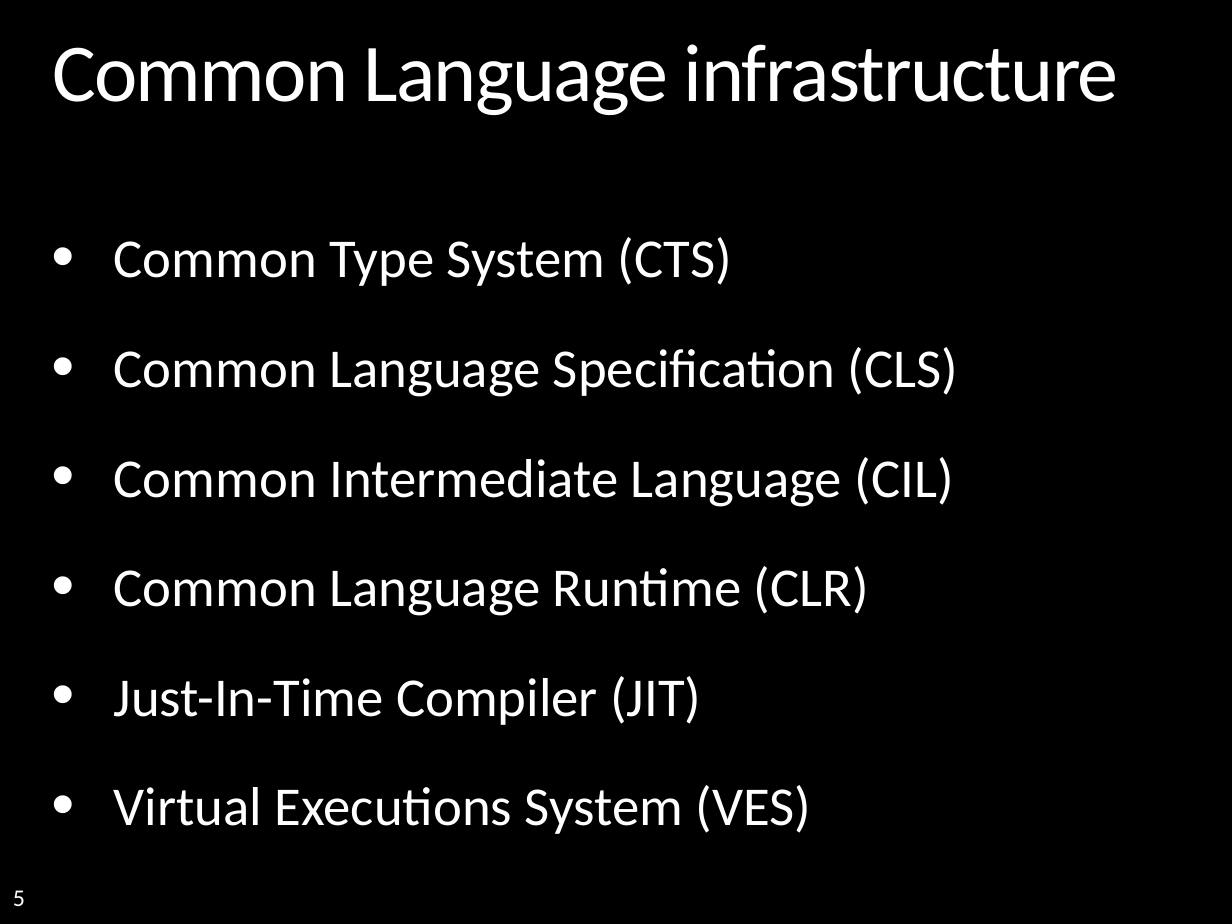
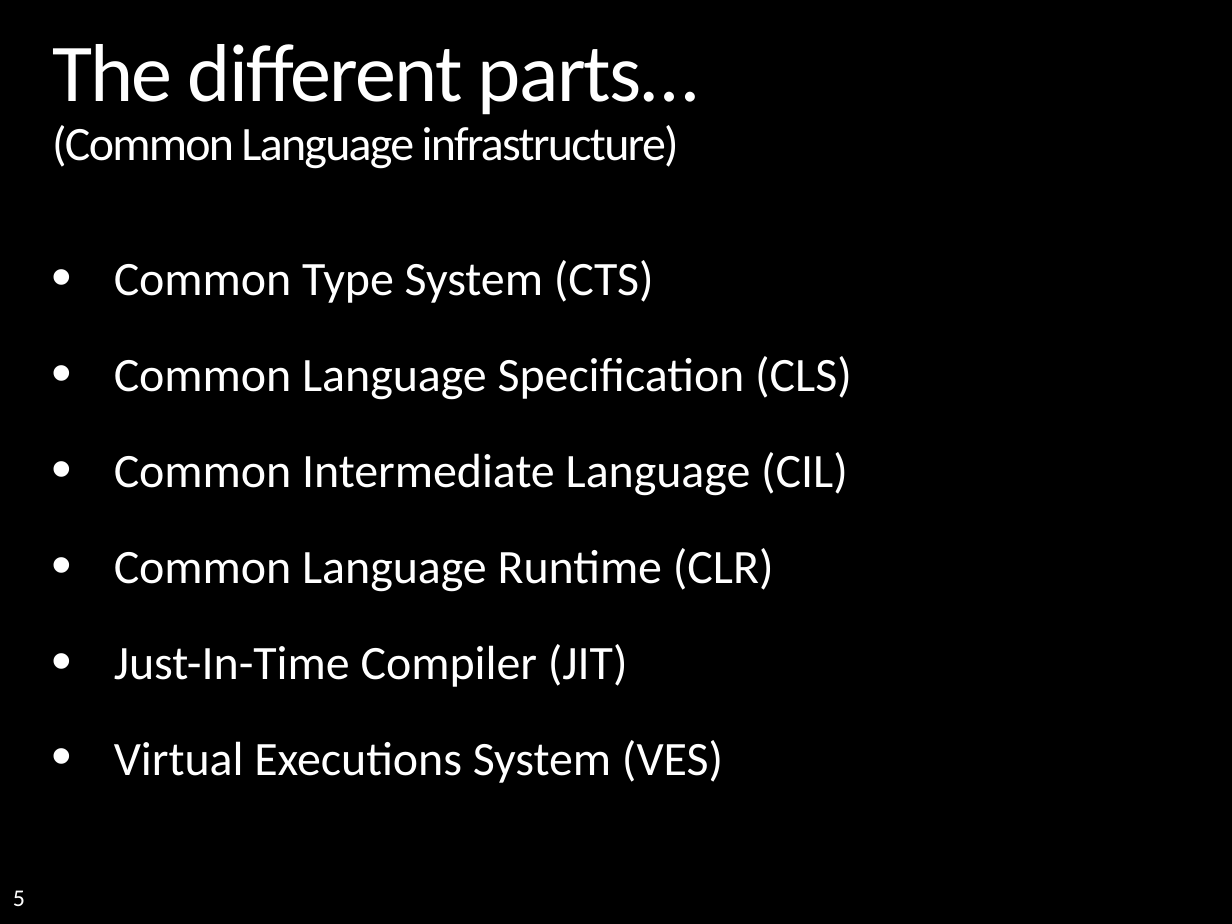
Before and after one commit to mattincode/teched2008, a slide deck: slide 5 of presentations/dotNET FW/TechEd - dotNET.pptx. Drawn at 1232x924 pixels with LibreOffice and Linux fonts; fonts in the diff are those of the drawing; background and template pictures are left out. Boxes give left, top, right and bottom in pixels: in the first picture for what was removed or moved away, otherwise in the second. Text is boxed around its words. In the diff, an @@ line names an element or a change of style, - is before the commit and + after.

```diff
--- a/presentations/dotNET FW/TechEd - dotNET.pptx
+++ b/presentations/dotNET FW/TechEd - dotNET.pptx
@@ title at [52, 44, 699, 169]: text changed; size 48 to 28 pt @@
-Common Language infrastructure
+The different parts…
+(Common Language infrastructure)
@@ text "Common Type System (CTS)" at [114, 260, 852, 783]: size 32 to 28 pt; line spacing 1.5 to 2 @@
```
Also in this commit, not shown: 3 other slides changed, 19 slides added, 2 slides removed, 1 other file.
